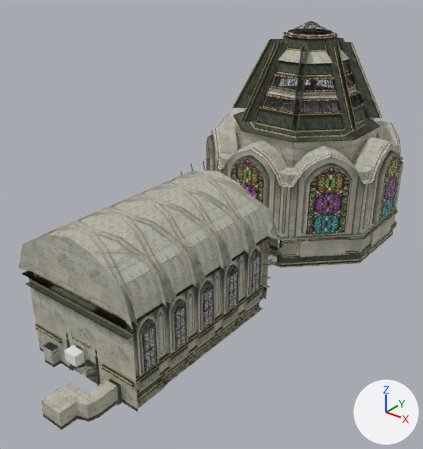
What one commit did to the glTF model assets/temple_of_time.glb.
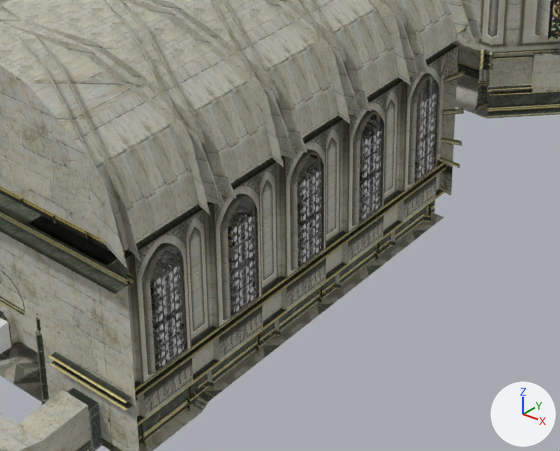
The first picture shows the older version from a camera (50 mm lens) standing at (10.97, -14.79, 12.13) and looking at (-0.46, -0.51, 3.28). The close-ups show both versions on the part from 19% to 74% of the width and 49% to 90% of the height of that picture; other places that the commit changed are outside them. Lighting does not change. The marker at lower right points along +X, +Y and +Z. Where no turn or scale is listed for an object, it has been applied to the vertices.

In view in the first close-up: 'n10b23_n10b23.001', 'n11b5_n11b5.001', 'n12b16_n12b16.001', 'n14b24_n14b24.001', 'n22b26_n22b26.001', 'n24b22_n24b22.001', 'n27b8_n27b8.001', 'n3b6_n3b6.001', 'n5b20_n5b20.001', 'n6b9_n6b9.001', 'n8b7_n8b7.001', 'n9b1_n9b1.001'.
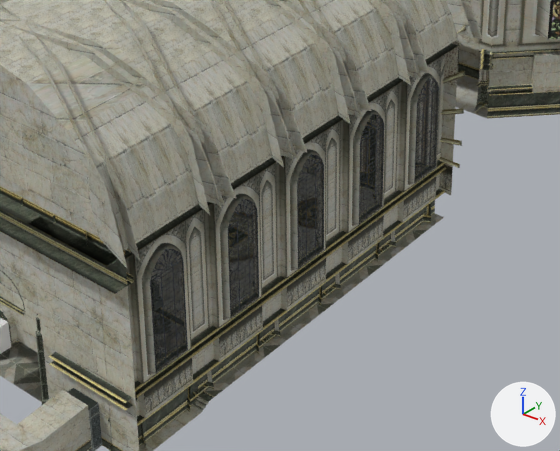
The change, as a list of edits to the scene's bpy script:
```text
Remove ob_n27b8_n27b8_001:
    ob_n27b8_n27b8_001 = bpy.data.objects.new('n27b8_n27b8.001', me_n27b8_n27b8_002)
    ob_n27b8_n27b8_001.location = (0.0, 0.0, 0.0)
```

Pixel boxes (x1, y1, x2, y2) of what changed, in the close-ups (560 x 451 px):
'n27b8_n27b8.001', deleted
    before: (152, 66, 472, 367)
'n24b22_n24b22.001', unchanged, uncovered by the edit
    before: (229, 77, 439, 293)
    after: (150, 77, 439, 373)
